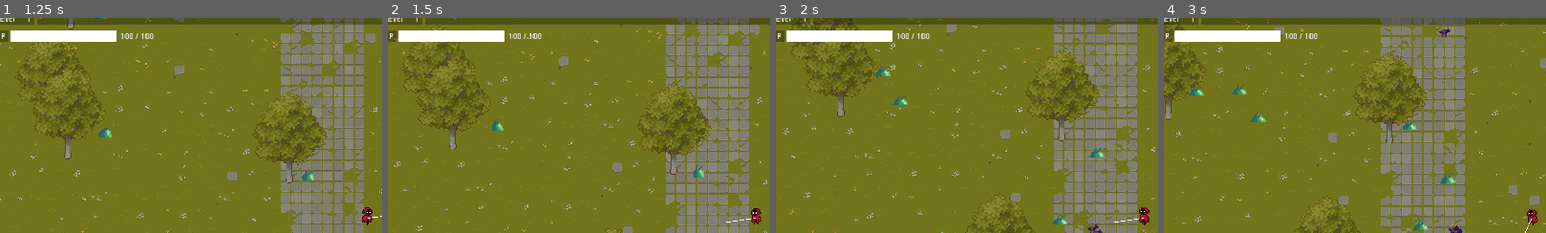
Above: before the commit, frames 1-4 (left to right).
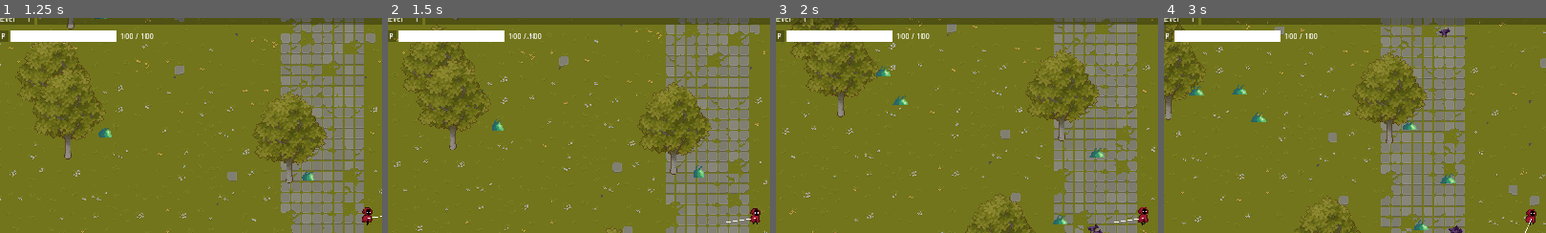
Above: after the commit, the same moments.

Repository: reyhanfarabi/project-survive
Game: Godot game, scene res://scenes/game.tscn
The game is run twice, just before and just after one commit, with the same random seed, the same clock (stepped at 60 frames per second) and the same inputs. The project has no main scene, so this scene is started directly.
Inputs (mouse positions are % of the whole screen's width and height, from its top left):
- Up to frame 1 (1.25 s): tap Enter at 0.5 s; move the mouse to (72, 45) at 0.52 s; hold D (right) from 0.53 s (still down); tap W (top) at 0.6 s
- Up to frame 2 (1.5 s): move the mouse to (30, 55) at 1.27 s; release D (right) at 1.28 s; hold S (down) from 1.28 s (still down); tap W (top) at 1.35 s
- Up to frame 3 (2 s): keep holding S (down)
- Up to frame 4 (3 s): move the mouse to (60, 28) at 2.02 s; release S (down) at 2.03 s; hold D (right) from 2.03 s (still down); tap W (top) at 2.1, 2.85 s; move the mouse to (45, 70) at 2.77 s
The pictures show only the part of the screen within x 2-52%, y 3-53%; the shares and areas given below are measured in that part.

Frame 1 is identical in both runs. In frame 2, 0.1% of the frame differs, in the area x 94-98%, y 88-96%; in frame 3, 0.1%; in frame 4, 0.1%, in the area x 94-98%, y 88-97%.

Commit message:
replace player look at logic to use component instead

Diff:
--- a/scenes/player.tscn
+++ b/scenes/player.tscn
@@ -1,10 +1,11 @@
-[gd_scene load_steps=13 format=3 uid="uid://6aw2iknw3gux"]
+[gd_scene load_steps=14 format=3 uid="uid://6aw2iknw3gux"]
 
 [ext_resource type="Script" path="res://scripts/player.gd" id="1_l1yk1"]
 [ext_resource type="Resource" uid="uid://c2ghf4uta802a" path="res://resources/entity/player.tres" id="2_qj0p0"]
 [ext_resource type="Shader" path="res://shaders/player.gdshader" id="3_1qxah"]
 [ext_resource type="Texture2D" uid="uid://bmqmoixufgv1m" path="res://assets/hooded_protagonist/character_sprite.png" id="4_plceh"]
 [ext_resource type="PackedScene" uid="uid://dvkfa15qiwcra" path="res://scenes/player/player_movement_component.tscn" id="5_hm3sn"]
+[ext_resource type="PackedScene" uid="uid://wuepqnu7tptu" path="res://scenes/player/player_look_at_component.tscn" id="6_l8n6l"]
 
 [sub_resource type="ShaderMaterial" id="ShaderMaterial_m5hxm"]
 shader = ExtResource("3_1qxah")
@@ -181,10 +182,11 @@
 "walking": SubResource("Animation_wflf6")
 }
 
-[node name="Player" type="CharacterBody2D" groups=["player"]]
+[node name="Player" type="CharacterBody2D" node_paths=PackedStringArray("_player_look_at_comp") groups=["player"]]
 collision_layer = 14
 script = ExtResource("1_l1yk1")
 _resource = ExtResource("2_qj0p0")
+_player_look_at_comp = NodePath("PlayerLookAtComponent")
 
 [node name="Sprite2D" type="Sprite2D" parent="."]
 material = SubResource("ShaderMaterial_m5hxm")
@@ -231,4 +233,7 @@
 _body = NodePath("..")
 _animation_player = NodePath("../AnimationPlayer")
 
+[node name="PlayerLookAtComponent" parent="." node_paths=PackedStringArray("_sprite") instance=ExtResource("6_l8n6l")]
+_sprite = NodePath("../Sprite2D")
+
 [connection signal="timeout" from="AttackTimer" to="." method="_on_attack_timer_timeout"]
--- /dev/null
+++ b/scenes/player/player_look_at_component.tscn
@@ -0,0 +1,7 @@
+[gd_scene load_steps=2 format=3 uid="uid://wuepqnu7tptu"]
+
+[ext_resource type="Script" path="res://scripts/player/player_look_at_component.gd" id="1_mw4cq"]
+
+[node name="PlayerLookAtComponent" type="Node2D" node_paths=PackedStringArray("_sprite")]
+script = ExtResource("1_mw4cq")
+_sprite = NodePath("")
--- a/scripts/player.gd
+++ b/scripts/player.gd
@@ -3,6 +3,7 @@
 
 @export var _resource: Resource_Player
 @export var _damage_shader_delay: float = 0.1
+@export var _player_look_at_comp: PlayerLookAtComponent
 
 @onready var _game_camera_node: Camera2D = get_node("../GameCamera2D")
 
@@ -20,20 +21,9 @@
 
 
 func _physics_process(_delta):
-	var input = Input.get_vector("left", "right", "top", "down")
-	_handle_character_facing(_get_mouse_lookat_vector())
-	_handle_attack(_get_mouse_lookat_vector())
+	_handle_attack(_player_look_at_comp.get_look_at())
 	_handle_destory()
 	_collect_drops()
-
-
-func _handle_character_facing(input):
-	# handle horizontal facing
-	if input.x > 0:
-		get_node("Sprite2D").set_flip_h(false)
-
-	elif input.x < 0:
-		get_node("Sprite2D").set_flip_h(true)
 
 
 func _handle_weapon_facing(look_at_vec):
@@ -71,12 +61,6 @@
 			area.destroy()
 
 
-func _get_mouse_lookat_vector():
-	var center_viewport_position = get_viewport_rect().size / 2
-	var mouse_position = get_viewport().get_mouse_position()
-	return (mouse_position - center_viewport_position).normalized()
-
-
 func deal_damage(damage_amount: int):
 	$Sprite2D.material.set_shader_parameter("is_damage_taken", true)
 	_resource.health -= damage_amount
--- /dev/null
+++ b/scripts/player/player_look_at_component.gd
@@ -0,0 +1,34 @@
+extends Node2D
+class_name PlayerLookAtComponent
+
+
+@export var _sprite: Sprite2D
+var _look_at: Vector2: set = _set_look_at, get = get_look_at
+
+
+func _set_look_at(value: Vector2):
+	_look_at = value
+
+
+func get_look_at() -> Vector2:
+	return _look_at
+
+
+func _process(_delta) -> void:
+	var input = Input.get_vector("left", "right", "top", "down")
+	_handle_sprite_facing(input)
+	_set_look_at(_get_mouse_lookat_vector())
+
+
+func _handle_sprite_facing(input: Vector2) -> void:
+	if input.x > 0:
+		_sprite.set_flip_h(false)
+
+	elif input.x < 0:
+		_sprite.set_flip_h(true)
+
+
+func _get_mouse_lookat_vector() -> Vector2:
+	var center_viewport_position = get_viewport_rect().size / 2
+	var mouse_position = get_viewport().get_mouse_position()
+	return (mouse_position - center_viewport_position).normalized()
